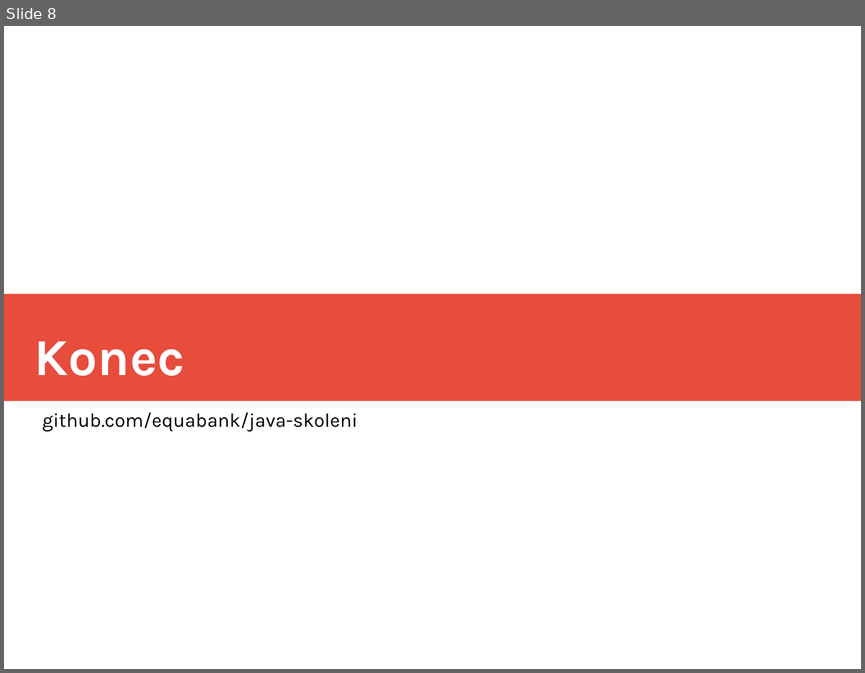
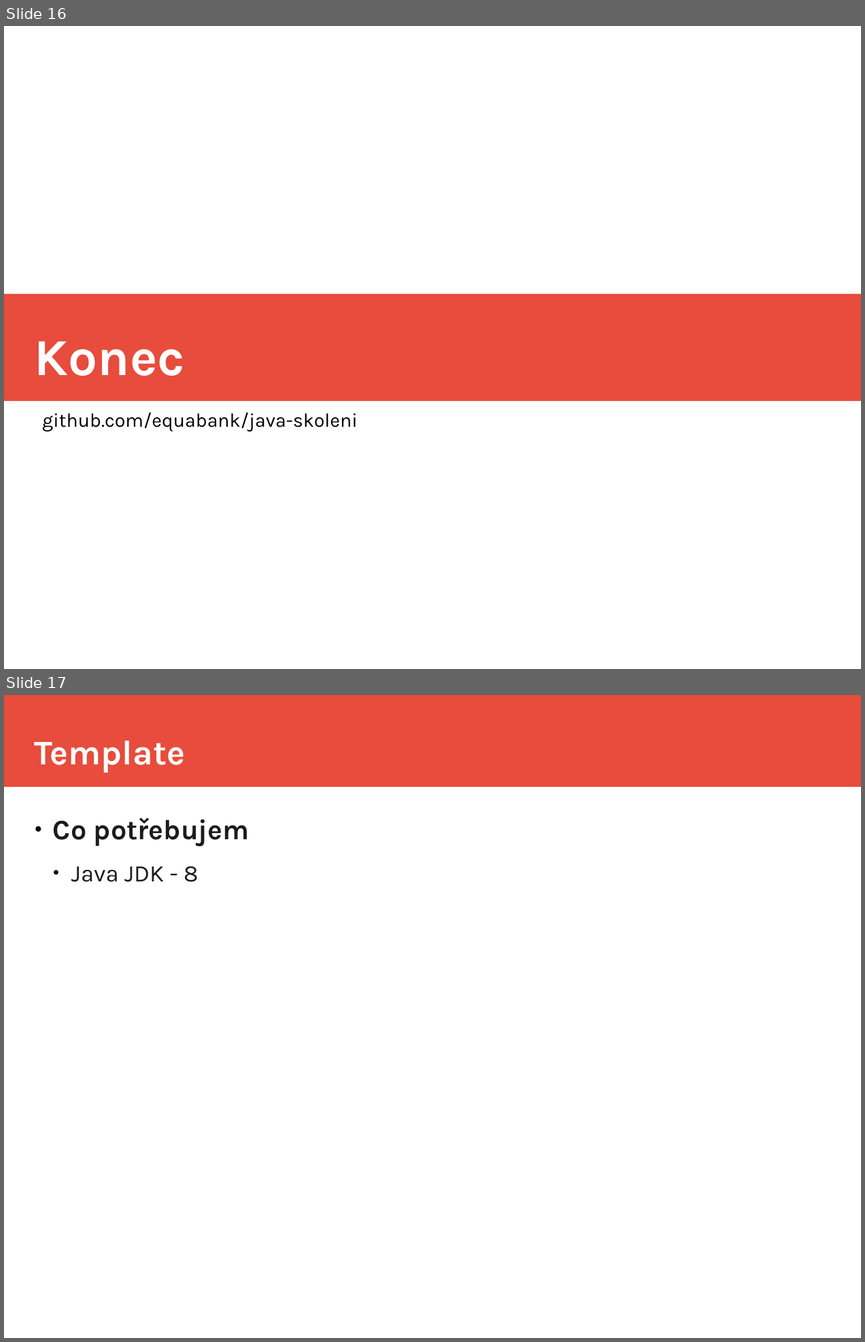
Before and after one commit to equabank/java-skoleni, a slide deck: v2/doc/prez.odp. Shown one above the other, each under a label of ours: slide 8 before the commit, slides 16 and 17 after it. The pictures are 865x673 and 865x1342 pixels, drawn with LibreOffice and Linux fonts; fonts in the diff are those of the drawing. Boxes give left, top, right and bottom in pixels: in the first picture for what was removed or moved away, otherwise in the second. Text is boxed around its words. In the diff, an @@ line names an element or a change of style, - is before the commit and + after.

```diff
--- a/v2/doc/prez.odp
+++ b/v2/doc/prez.odp
@@ slide 17 added at <box>4,695,861,1338</box>, background #FFFFFF @@
@@ rectangle added at <box>4,695,861,787</box>, fill #E74C3C @@
@@ title added at <box>35,741,185,773</box>, 32 pt, text #FFFFFF, bold @@
+Template
@@ text added at <box>53,817,249,882</box>, 26 pt, text #1C1C1C, bold @@
+● Co potřebujem
+  ● Java JDK - 8
@@ what was slide 8 is now slide 16 @@
```
Also in this commit, not shown: 4 slides changed, 9 other slides added, 2 slides removed, 1 other file.
